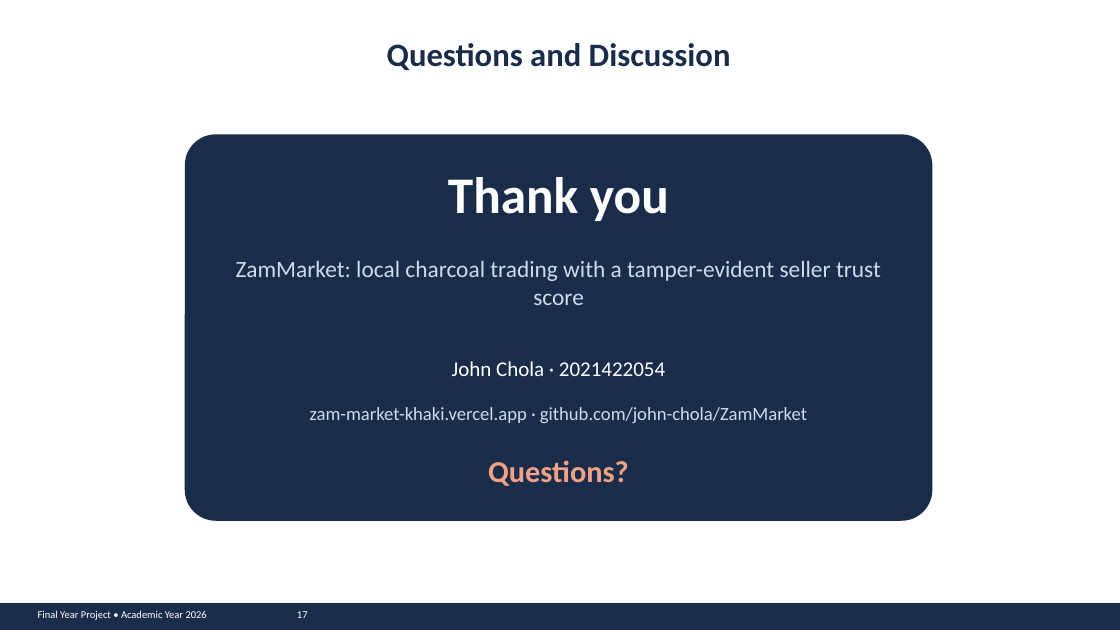
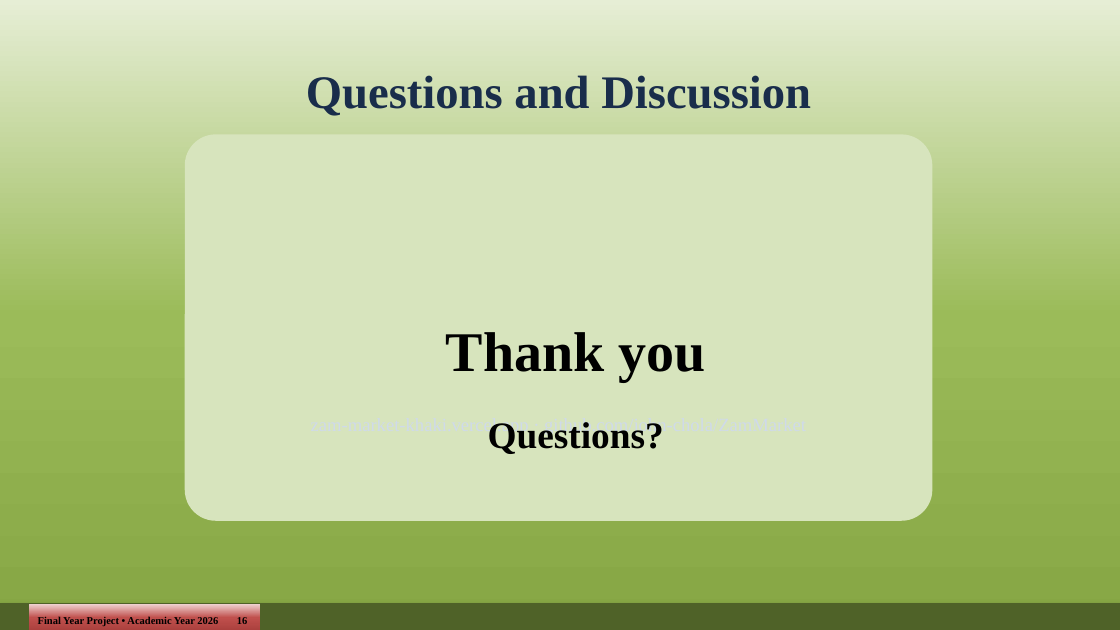
Before and after one commit to john-chola/ZamMarket, a slide deck: slide 16 of docs/presentation/ZamMarket_Presentation.pptx (slide 17 before the commit). Drawn at 1120x630 pixels with LibreOffice and Linux fonts; fonts in the diff are those of the drawing. Boxes give left, top, right and bottom in pixels: in the first picture for what was removed or moved away, otherwise in the second. Text is boxed around its words. In the diff, an @@ line names an element or a change of style, - is before the commit and + after.

```diff
--- a/docs/presentation/ZamMarket_Presentation.pptx
+++ b/docs/presentation/ZamMarket_Presentation.pptx
@@ background #FFFFFF to gradient #E6EED5 to #9BBB59 to #86A644 @@
@@ text "Questions and Discussion": place and size @@
-text "Questions and Discussion" at [387, 43, 731, 70]
+text "Questions and Discussion" at [306, 75, 811, 116]
@@ text "Questions and Discussion" at [306, 75, 811, 116]: size 28 to 40 pt, font Calibri to Times New Roman; line spacing 1 to 1.5 @@
@@ rounded rectangle at [185, 134, 933, 521]: fill #192D4B to #D7E4BD @@
@@ text removed at [236, 261, 881, 305] @@
-ZamMarket: local charcoal trading with a tamper-evident seller trust score
@@ text "Thank you": place and size @@
-text "Thank you" at [448, 177, 669, 221]
+text "Thank you" at [446, 332, 706, 381]
@@ text "Thank you" at [446, 332, 706, 381]: size 44 to 48 pt, font Calibri to Times New Roman, text colour #FFFFFF to #000000; line spacing 1 to 1.5 @@
@@ text "Questions?": place and size @@
-text "Questions?" at [488, 460, 629, 486]
+text "Questions?" at [488, 419, 664, 454]
@@ text "Questions?" at [488, 419, 664, 454]: size 26 to 32 pt, font Calibri to Times New Roman, text colour #F4A286 to #000000; line spacing 1 to 1.5 @@
@@ text removed at [452, 361, 665, 376] @@
-John Chola · 2021422054
@@ text "zam-market-khaki.vercel.app · github.com/john-chola/ZamMarke ..." at [311, 418, 806, 436]: font Calibri to Times New Roman; line spacing 1 to 1.5 @@
@@ rectangle at [0, 603, 1120, 630]: fill #192D4B to #4F6228 @@
@@ rectangle "Final Year Project • Academic ...": place and size @@
-rectangle "Final Year Project • Academic ..." at [38, 610, 308, 620]
+rectangle "Final Year Project • Academic ..." at [29, 604, 260, 630]
@@ rectangle "Final Year Project • Academic ..." at [29, 604, 260, 630]: fill none to gradient #EFD3D2 to #C0504D to #A93F3C @@
@@ text in rectangle at [38, 617, 248, 626]: text changed; font Calibri to Times New Roman; text colour #FFFFFF to #000000; bold on @@
-Final Year Project • Academic Year 2026 17
+Final Year Project • Academic Year 2026 16
```
Also in this commit, not shown: 15 other slides changed, 1 slide removed, 5 other files.
